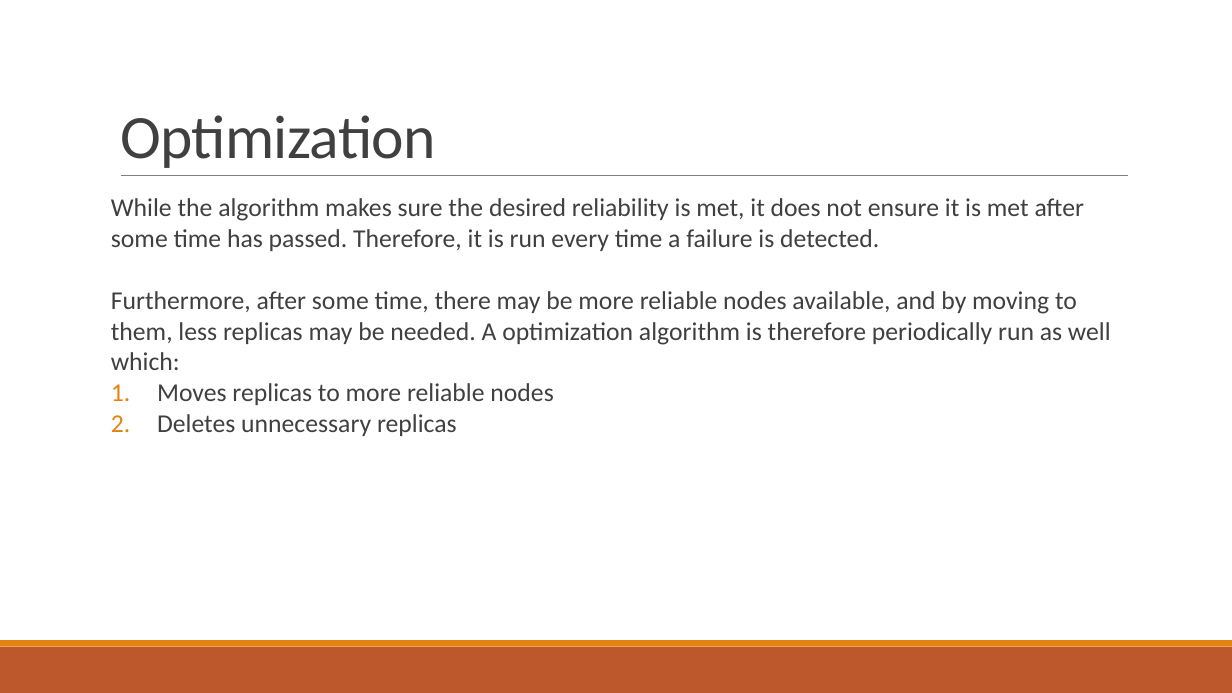
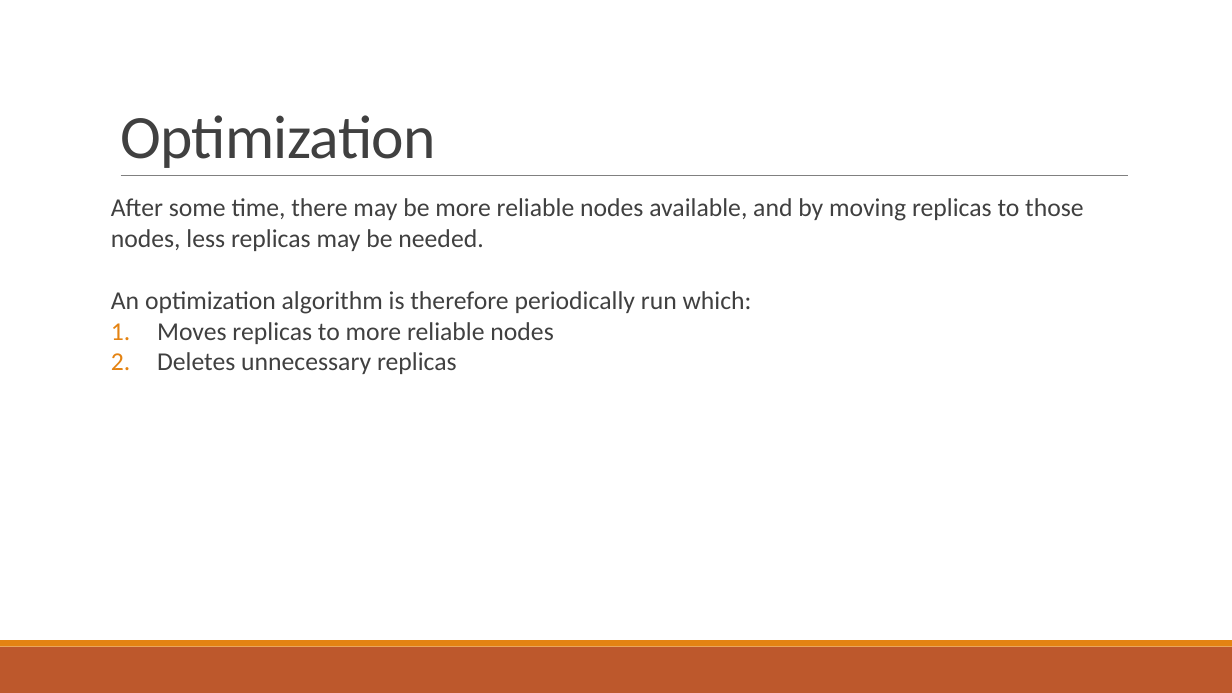
Before and after one commit to PStahl/master_thesis, a slide deck: slide 17 of presentation/presentation2.pptx (slide 16 before the commit). Drawn at 1232x693 pixels with LibreOffice and Linux fonts; fonts in the diff are those of the drawing. Boxes give left, top, right and bottom in pixels: in the first picture for what was removed or moved away, otherwise in the second. Text is boxed around its words. In the diff, an @@ line names an element or a change of style, - is before the commit and + after.

```diff
--- a/presentation/presentation2.pptx
+++ b/presentation/presentation2.pptx
@@ text at (111, 198, 1083, 314): text changed @@
-While the algorithm makes sure the desired reliability is met, it does not ensure it is met after some time has passed. Therefore, it is run every time a failure is detected.
-Furthermore, after some time, there may be more reliable nodes available, and by moving to them, less replicas may be needed. A optimization algorithm is therefore periodically run as well which:
+After some time, there may be more reliable nodes available, and by moving replicas to those nodes, less replicas may be needed.
+An optimization algorithm is therefore periodically run which:
```
Also in this commit, not shown: 10 other slides changed, 1 slide added.
